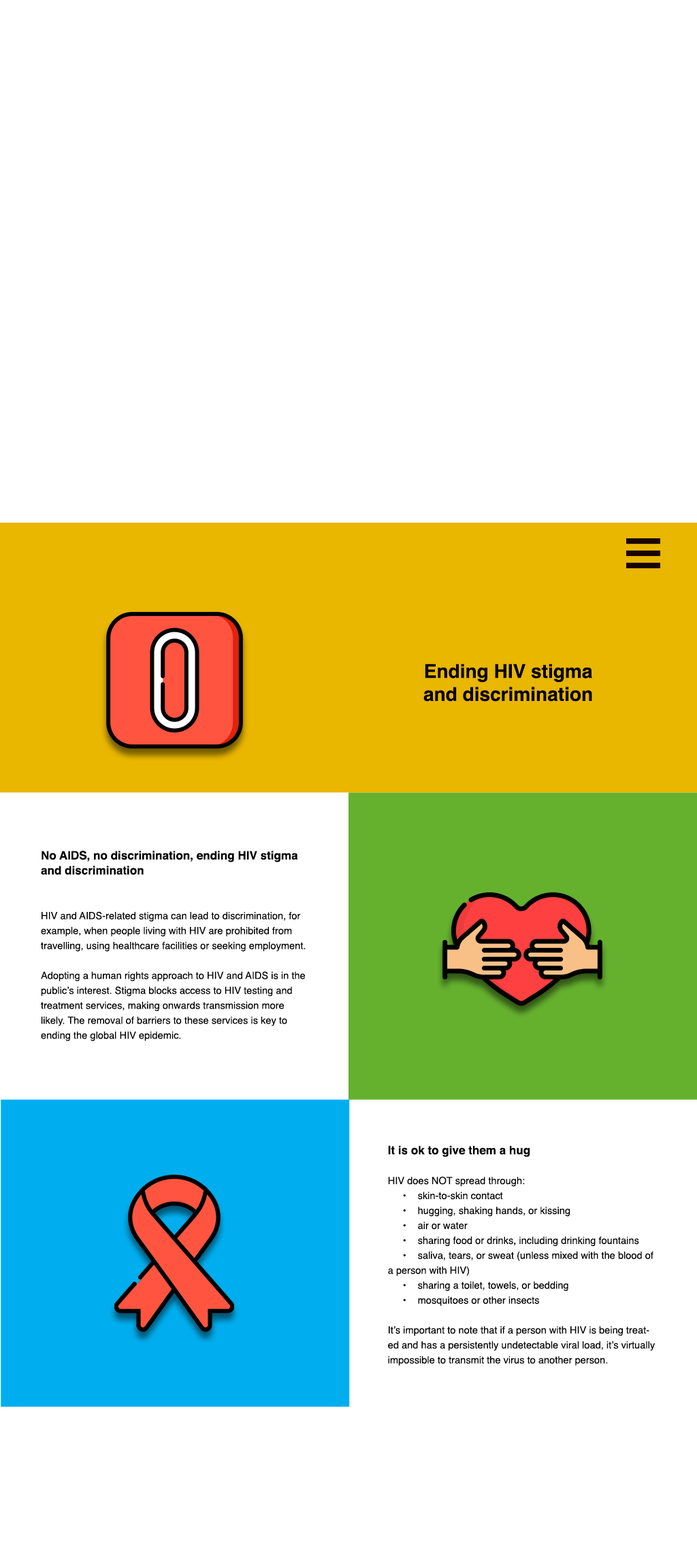
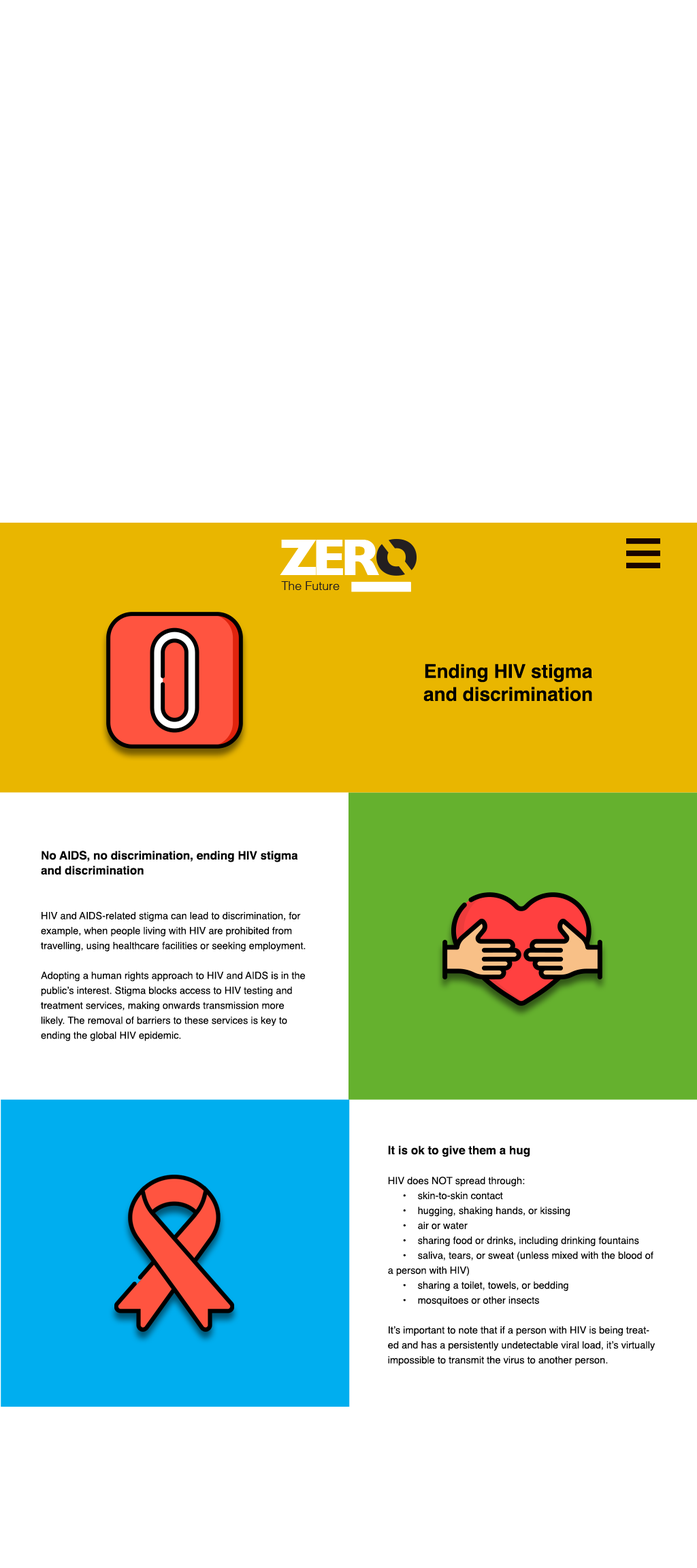
Two versions of the same layered image (697 x 1568). Layer-by-layer changes:
added layer "Layer 2" in group "Artboard 1" over [279, 538, 418, 593]
